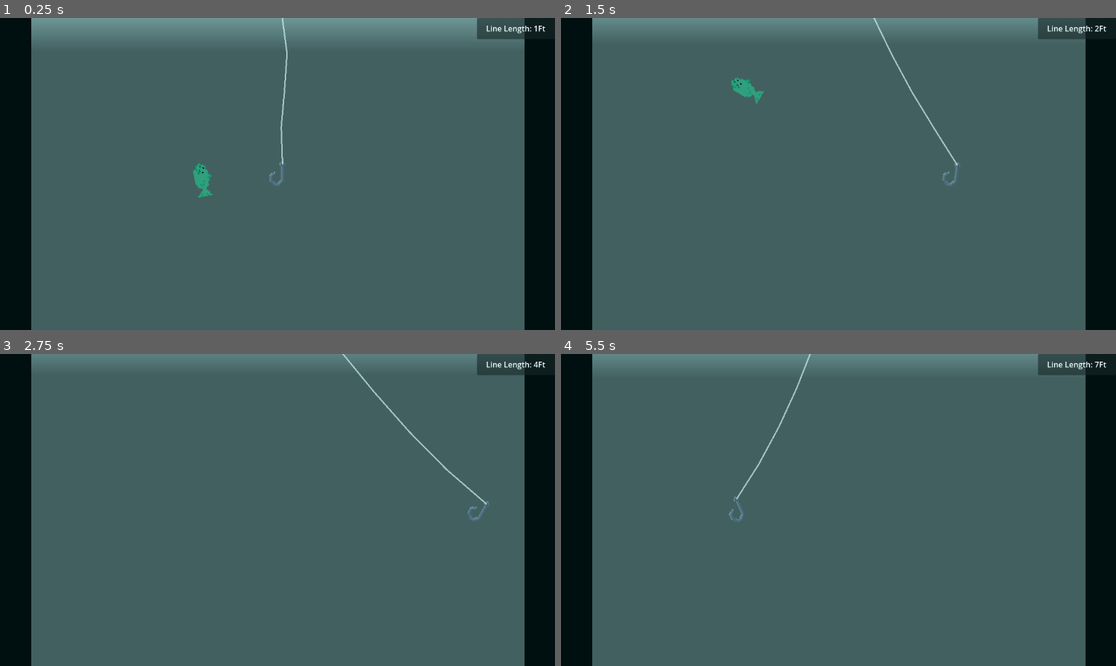
Above: before the commit, frames 1-4 (two rows, left to right).
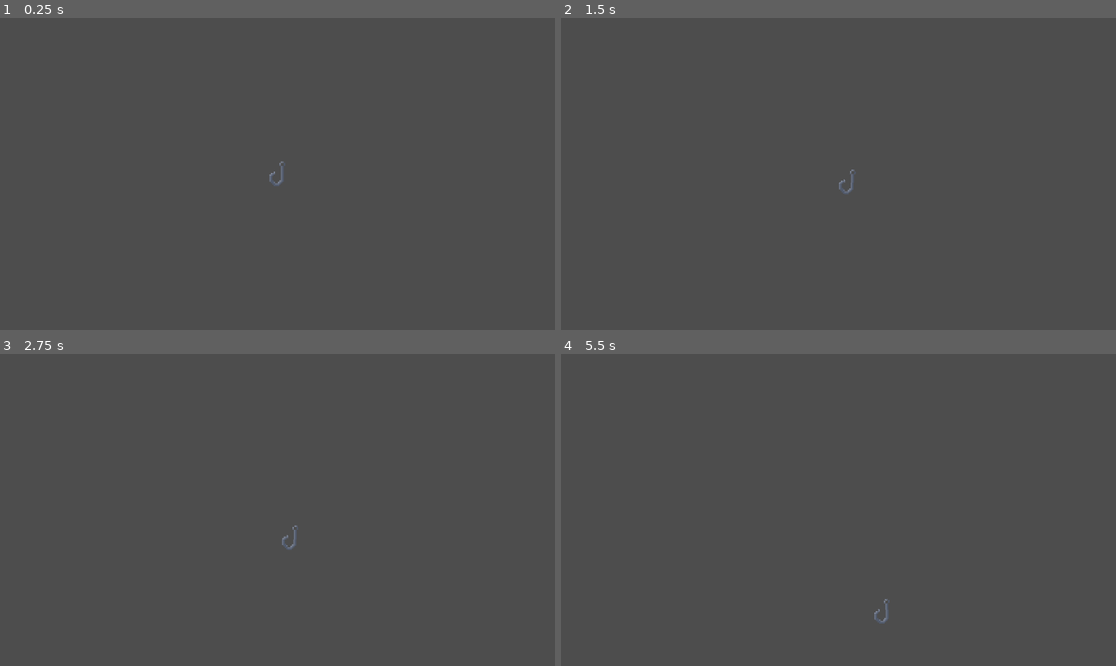
Above: after the commit, the same moments.

Repository: jem557/wizard-fishing
Game: Godot game, scene res://root.tscn
Two runs of this game, one before a commit and one after it. Both use one fixed random seed, a clock stepped at 60 frames per second and the inputs below.
Inputs:
- Up to frame 1 (0.25 s): no input
- Up to frame 2 (1.5 s): hold D (right) 0.53-1.28 s; hold Ctrl (lower) 0.53-1.28 s; tap Space (reel) at 0.8, 1.35 s; hold A (left) from 1.28 s (still down)
- Up to frame 3 (2.75 s): tap Ctrl (lower) at 1.55 s; release A (left) at 2.03 s; hold D (right) from 2.03 s (still down); hold Ctrl (lower) from 2.03 s (still down); tap Space (reel) at 2.3 s
- Up to frame 4 (5.5 s): release Ctrl (lower) at 2.78 s; tap Space (reel) at 2.85, 3.8, 4.35, 5.3 s; tap Ctrl (lower) at 3.05, 4.55 s; release D (right) at 3.53 s; hold Ctrl (lower) 3.53-4.28 s; hold A (left) from 3.53 s (still down); hold Ctrl (lower) from 5.03 s (still down)

The runs differ from the first frame. In frame 1, 20% of the frame differs, in the area x 0-100%, y 0-100%; in frame 2, 18%; in frame 3, 16%; in frame 4, 17%.

Commit message:
Refactoring
Refactoring to match component based architecture.

Diff:
--- /dev/null
+++ b/Classes/standard_fish.gd
@@ -0,0 +1,4 @@
+class_name StandardFish
+extends CharacterBody2D
+
+@export var movement_component : MovementComponent
--- /dev/null
+++ b/Components/input_component.gd
@@ -0,0 +1,7 @@
+class_name InputComponent
+extends Node
+
+var move_dir : Vector2 = Vector2.ZERO
+
+func update() -> void:
+	move_dir = Input.get_vector("left","right","reel","lower")
--- /dev/null
+++ b/Components/movement_component.gd
@@ -0,0 +1,34 @@
+class_name MovementComponent
+extends Node
+
+@export var body : CharacterBody2D
+@export var sprite : Sprite2D
+
+@export var speed : float = 100
+@export var acceleration : float = 30
+@export var deceleration : float = 10
+@export var max_rotation_angle : float = .4
+
+var move_dir = Vector2.ZERO
+var angular_velocity : float = 0.0
+
+func tick(delta)->void:
+	if body == null:
+		return
+	if move_dir != Vector2.ZERO:
+		body.velocity = body.velocity.move_toward(move_dir * speed, acceleration * delta)
+	else:
+		body.velocity = body.velocity.move_toward(move_dir * speed, deceleration * delta)
+	body.move_and_slide()
+
+func _rotate(delta) -> void:
+	var target_rotation = clampf(body.velocity.x / speed, -1, 1) * max_rotation_angle
+	var error = target_rotation - body.rotation
+	angular_velocity = lerpf(angular_velocity, error * 15.0, 2.0 * delta)
+	body.rotation += angular_velocity * delta
+
+func _flip(delta) -> void:
+	if body.velocity.x > 0:
+		sprite.flip_h = true
+	elif body.velocity.x < 0:
+		sprite.flip_h = false
--- /dev/null
+++ b/Master_Scripts/player_hook.gd
@@ -0,0 +1,15 @@
+class_name Player_Hook
+extends CharacterBody2D
+
+@onready var input_component: InputComponent = $InputComponent
+@onready var movement_component: MovementComponent = $MovementComponent
+
+func _physics_process(delta: float) -> void:
+
+	# Update Player Inputs
+	input_component.update()
+
+	#Sync Input Dir and Engage Movement Component
+	movement_component.move_dir = input_component.move_dir
+	movement_component.tick(delta)
+	movement_component._rotate(delta)
--- /dev/null
+++ b/Scenes/Standard_hook.tscn
@@ -0,0 +1,31 @@
+[gd_scene format=3 uid="uid://b1k4agqlo0icn"]
+
+[ext_resource type="Texture2D" uid="uid://coyxdt4lbgh77" path="res://Sprites/Hook.png" id="1_ftent"]
+[ext_resource type="Script" uid="uid://cbcf4648edfji" path="res://Master_Scripts/player_hook.gd" id="1_wd5m4"]
+[ext_resource type="Script" uid="uid://3hhsfpwpbjv2" path="res://Components/input_component.gd" id="3_8jl6u"]
+[ext_resource type="Script" uid="uid://bmle53grg1ns0" path="res://Components/movement_component.gd" id="4_8jl6u"]
+
+[sub_resource type="CircleShape2D" id="CircleShape2D_c7l2t"]
+radius = 4.5
+
+[node name="Player_Hook" type="CharacterBody2D" unique_id=469962134]
+motion_mode = 1
+script = ExtResource("1_wd5m4")
+
+[node name="Standard_Hook" type="Sprite2D" parent="." unique_id=1464475419]
+texture = ExtResource("1_ftent")
+
+[node name="CollisionShape2D" type="CollisionShape2D" parent="." unique_id=1233754801]
+position = Vector2(-0.5, 3)
+shape = SubResource("CircleShape2D_c7l2t")
+
+[node name="InputComponent" type="Node" parent="." unique_id=1910049269]
+script = ExtResource("3_8jl6u")
+metadata/_custom_type_script = "uid://3hhsfpwpbjv2"
+
+[node name="MovementComponent" type="Node" parent="." unique_id=1425320391 node_paths=PackedStringArray("body")]
+script = ExtResource("4_8jl6u")
+body = NodePath("..")
+acceleration = 20.0
+deceleration = 40.0
+metadata/_custom_type_script = "uid://bmle53grg1ns0"
--- /dev/null
+++ b/Scenes/carp.gd
@@ -0,0 +1 @@
+extends CharacterBody2D
--- /dev/null
+++ b/Scenes/carp.tscn
@@ -0,0 +1,17 @@
+[gd_scene format=3 uid="uid://d0mmnss6n6gx"]
+
+[ext_resource type="Script" uid="uid://110pcbywgs3n" path="res://Scenes/carp.gd" id="1_64w8b"]
+[ext_resource type="Script" uid="uid://bmle53grg1ns0" path="res://Components/movement_component.gd" id="1_p6g6f"]
+[ext_resource type="Texture2D" uid="uid://dj5s5jhm2mbhr" path="res://Sprites/Fish_Test.png" id="2_4ime7"]
+
+[node name="Carp" type="CharacterBody2D" unique_id=276243654]
+script = ExtResource("1_64w8b")
+
+[node name="MovementComponent" type="Node" parent="." unique_id=123075426 node_paths=PackedStringArray("body", "sprite")]
+script = ExtResource("1_p6g6f")
+body = NodePath("..")
+sprite = NodePath("../Sprite")
+metadata/_custom_type_script = "uid://bmle53grg1ns0"
+
+[node name="Sprite" type="Sprite2D" parent="." unique_id=972082948]
+texture = ExtResource("2_4ime7")
--- a/canvas_layer.gd
+++ /dev/null
@@ -1,14 +0,0 @@
-extends CanvasLayer
-
-@export var hook : RigidBody2D
-@export var line_label : Label
-
-# Called when the node enters the scene tree for the first time.
-func _ready() -> void:
-	line_label = get_node("PanelContainer/LineLabel")
-
-
-# Called every frame. 'delta' is the elapsed time since the previous frame.
-func _process(delta: float) -> void:
-	if hook != null:
-		line_label.text = "Line Length: " +  str(int(hook.line_length)) + "Ft"
--- a/icon.svg
+++ /dev/null
@@ -1 +0,0 @@
-<svg xmlns="http://www.w3.org/2000/svg" width="128" height="128"><rect width="124" height="124" x="2" y="2" fill="#363d52" stroke="#212532" stroke-width="4" rx="14"/><g fill="#fff" transform="translate(12.322 12.322)scale(.101)"><path d="M105 673v33q407 354 814 0v-33z"/><path fill="#478cbf" d="m105 673 152 14q12 1 15 14l4 67 132 10 8-61q2-11 15-15h162q13 4 15 15l8 61 132-10 4-67q3-13 15-14l152-14V427q30-39 56-81-35-59-83-108-43 20-82 47-40-37-88-64 7-51 8-102-59-28-123-42-26 43-46 89-49-7-98 0-20-46-46-89-64 14-123 42 1 51 8 102-48 27-88 64-39-27-82-47-48 49-83 108 26 42 56 81zm0 33v39c0 276 813 276 814 0v-39l-134 12-5 69q-2 10-14 13l-162 11q-12 0-16-11l-10-65H446l-10 65q-4 11-16 11l-162-11q-12-3-14-13l-5-69z"/><path d="M483 600c0 34 58 34 58 0v-86c0-34-58-34-58 0z"/><circle cx="725" cy="526" r="90"/><circle cx="299" cy="526" r="90"/></g><g fill="#414042" transform="translate(12.322 12.322)scale(.101)"><circle cx="307" cy="532" r="60"/><circle cx="717" cy="532" r="60"/></g></svg>
--- a/project.godot
+++ b/project.godot
@@ -13,7 +13,6 @@
 config/name="Wizard_Fishing"
 run/main_scene="uid://cgwamnymj8he8"
 config/features=PackedStringArray("4.6", "Forward Plus")
-config/icon="res://icon.svg"
 
 [global_group]
 
--- a/root.tscn
+++ b/root.tscn
@@ -1,65 +1,14 @@
 [gd_scene format=3 uid="uid://cgwamnymj8he8"]
 
-[ext_resource type="PackedScene" uid="uid://en583o3sp4ck" path="res://hook.tscn" id="1_pq8q7"]
-[ext_resource type="Script" uid="uid://bmf68mwf8mesh" path="res://rod.gd" id="1_vvh5c"]
-[ext_resource type="Script" uid="uid://dlt6wv1kqocme" path="res://camera_2d.gd" id="2_28aoi"]
-[ext_resource type="PackedScene" uid="uid://dwtt8smha2mom" path="res://Fish.tscn" id="2_pyidc"]
-[ext_resource type="Script" uid="uid://s3t7qawe2q6v" path="res://canvas_layer.gd" id="5_jnlp7"]
+[ext_resource type="PackedScene" uid="uid://b1k4agqlo0icn" path="res://Scenes/Standard_hook.tscn" id="2_vvh5c"]
 
 [sub_resource type="WorldBoundaryShape2D" id="WorldBoundaryShape2D_pyidc"]
 
 [sub_resource type="WorldBoundaryShape2D" id="WorldBoundaryShape2D_vvh5c"]
 
-[sub_resource type="RectangleShape2D" id="RectangleShape2D_28aoi"]
-size = Vector2(536, 58)
-
-[sub_resource type="Gradient" id="Gradient_jnlp7"]
-offsets = PackedFloat32Array(0, 0.6370192, 1)
-colors = PackedColorArray(0.8235294, 1, 1, 0, 1, 1, 1, 0.8784314, 1, 1, 1, 1)
-
-[sub_resource type="GradientTexture1D" id="GradientTexture1D_l8v81"]
-gradient = SubResource("Gradient_jnlp7")
-
-[sub_resource type="Gradient" id="Gradient_vvh5c"]
-offsets = PackedFloat32Array(0.5558036)
-colors = PackedColorArray(0, 0.8963526, 0.8963524, 0.06666667)
-
-[sub_resource type="GradientTexture1D" id="GradientTexture1D_vvh5c"]
-gradient = SubResource("Gradient_vvh5c")
-
-[sub_resource type="GradientTexture1D" id="GradientTexture1D_28aoi"]
-gradient = SubResource("Gradient_vvh5c")
-
-[sub_resource type="Gradient" id="Gradient_28aoi"]
-offsets = PackedFloat32Array(0)
-colors = PackedColorArray(0, 0, 0, 1)
-
-[sub_resource type="GradientTexture1D" id="GradientTexture1D_jnlp7"]
-gradient = SubResource("Gradient_28aoi")
-
-[sub_resource type="Gradient" id="Gradient_l8v81"]
-offsets = PackedFloat32Array(0)
-colors = PackedColorArray(0, 0, 0, 1)
-
-[sub_resource type="GradientTexture1D" id="GradientTexture1D_vyht1"]
-gradient = SubResource("Gradient_l8v81")
-
 [node name="root" type="Node2D" unique_id=9119155]
 
-[node name="Fish_Test" parent="." unique_id=188179813 instance=ExtResource("2_pyidc")]
-position = Vector2(-50, 10)
-
-[node name="Rod" type="Node2D" parent="." unique_id=840836963 node_paths=PackedStringArray("anchor")]
-position = Vector2(0, -160)
-script = ExtResource("1_vvh5c")
-anchor = NodePath(".")
-
-[node name="Line2D" type="Line2D" parent="Rod" unique_id=242620021]
-z_index = 1
-width = 1.0
-default_color = Color(0.8509804, 0.85882354, 0.8666667, 0.8)
-
-[node name="Hook" parent="." unique_id=381405936 instance=ExtResource("1_pq8q7")]
+[node name="Player_Hook" parent="." unique_id=469962134 instance=ExtResource("2_vvh5c")]
 
 [node name="left_wall" type="StaticBody2D" parent="." unique_id=261863689 groups=["wall"]]
 position = Vector2(-170, 0)
@@ -79,64 +28,5 @@
 rotation = 4.712389
 shape = SubResource("WorldBoundaryShape2D_vvh5c")
 
-[node name="Camera2D" type="Camera2D" parent="." unique_id=278774220 node_paths=PackedStringArray("hook", "rod")]
+[node name="Camera2D" type="Camera2D" parent="." unique_id=278774220]
 zoom = Vector2(3, 3)
-script = ExtResource("2_28aoi")
-hook = NodePath("../Hook")
-rod = NodePath("../Rod")
-
-[node name="collection_zone" type="Area2D" parent="." unique_id=1855939424]
-
-[node name="CollisionShape2D" type="CollisionShape2D" parent="collection_zone" unique_id=1932870473]
-position = Vector2(0, -147)
-shape = SubResource("RectangleShape2D_28aoi")
-
-[node name="Sprite2D" type="Sprite2D" parent="collection_zone" unique_id=361973806]
-z_index = 3
-position = Vector2(1.4901161e-08, -131)
-rotation = 4.712389
-scale = Vector2(0.36328125, 344.52518)
-texture = SubResource("GradientTexture1D_l8v81")
-
-[node name="CanvasLayer" type="CanvasLayer" parent="." unique_id=679893634 node_paths=PackedStringArray("hook", "line_label")]
-script = ExtResource("5_jnlp7")
-hook = NodePath("../Hook")
-line_label = NodePath("PanelContainer/LineLabel")
-
-[node name="Sprite2D2" type="Sprite2D" parent="CanvasLayer" unique_id=1317175749]
-z_index = 2
-position = Vector2(575.4551, 328.0737)
-rotation = -3.1415925
-scale = Vector2(4.5239925, 731.6114)
-texture = SubResource("GradientTexture1D_vvh5c")
-
-[node name="Sprite2D5" type="Sprite2D" parent="CanvasLayer" unique_id=1496820569]
-z_index = -1
-position = Vector2(597.8923, 338)
-rotation = 1.5707964
-scale = Vector2(2.9678936, 1075.1042)
-texture = SubResource("GradientTexture1D_28aoi")
-
-[node name="Sprite2D3" type="Sprite2D" parent="CanvasLayer" unique_id=327640905]
-position = Vector2(32.25, 326.00003)
-scale = Vector2(0.25976563, 652.00006)
-texture = SubResource("GradientTexture1D_jnlp7")
-
-[node name="Sprite2D4" type="Sprite2D" parent="CanvasLayer" unique_id=1518049004]
-position = Vector2(1121.25, 324.25)
-scale = Vector2(0.25195307, 653.5)
-texture = SubResource("GradientTexture1D_vyht1")
-
-[node name="PanelContainer" type="PanelContainer" parent="CanvasLayer" unique_id=758702150]
-anchors_preset = 1
-anchor_left = 1.0
-anchor_right = 1.0
-offset_left = -162.0
-offset_bottom = 44.0
-grow_horizontal = 0
-
-[node name="LineLabel" type="Label" parent="CanvasLayer/PanelContainer" unique_id=949682764]
-layout_mode = 2
-text = "Line Length:"
-horizontal_alignment = 1
-autowrap_mode = 3
--- a/fish.tscn
+++ b/testing/Fish_Test.tscn
@@ -1,7 +1,7 @@
 [gd_scene format=3 uid="uid://dwtt8smha2mom"]
 
-[ext_resource type="Texture2D" uid="uid://dj5s5jhm2mbhr" path="res://Fish_Test.png" id="1_8um3m"]
-[ext_resource type="Script" uid="uid://jyy1xe1m0law" path="res://fish.gd" id="1_j2ykt"]
+[ext_resource type="Script" uid="uid://jyy1xe1m0law" path="res://testing/Fish_Test.gd" id="1_oosto"]
+[ext_resource type="Texture2D" uid="uid://dj5s5jhm2mbhr" path="res://Sprites/Fish_Test.png" id="2_xj86x"]
 
 [sub_resource type="CapsuleShape2D" id="CapsuleShape2D_j2ykt"]
 radius = 7.0
@@ -17,13 +17,13 @@
 z_index = 1
 collision_layer = 4
 collision_mask = 4
-script = ExtResource("1_j2ykt")
+script = ExtResource("1_oosto")
 sprite = NodePath("FishTest")
 latch_point = NodePath("LatchPoint")
 hook_area = NodePath("HookArea")
 
 [node name="FishTest" type="Sprite2D" parent="." unique_id=1611488829]
-texture = ExtResource("1_8um3m")
+texture = ExtResource("2_xj86x")
 
 [node name="LatchPoint" type="Node2D" parent="." unique_id=785466276]
 position = Vector2(6, 2)
--- a/hook.tscn
+++ b/testing/hook.tscn
@@ -1,7 +1,7 @@
 [gd_scene format=3 uid="uid://en583o3sp4ck"]
 
-[ext_resource type="Texture2D" uid="uid://coyxdt4lbgh77" path="res://Hook.png" id="1_1mm2r"]
-[ext_resource type="Script" uid="uid://cr4w1ct0dfequ" path="res://hook.gd" id="1_n13h4"]
+[ext_resource type="Texture2D" uid="uid://coyxdt4lbgh77" path="res://Sprites/Hook.png" id="1_1mm2r"]
+[ext_resource type="Script" uid="uid://cr4w1ct0dfequ" path="res://testing/test_hook.gd" id="1_n13h4"]
 
 [sub_resource type="CircleShape2D" id="CircleShape2D_xfyhh"]
 radius = 6.0
Not shown, added: Classes/standard_fish.gd.uid
Not shown, added: Components/input_component.gd.uid
Not shown, added: Components/movement_component.gd.uid
Not shown, removed: Hook.png.import
Not shown, added: Master_Scripts/player_hook.gd.uid
Not shown, added: Scenes/carp.gd.uid
Renamed: Fish_Test.png -> Sprites/Fish_Test.png
Not shown, changed: Sprites/Fish_Test.png.import
Renamed: Hook.png -> Sprites/Hook.png
Not shown, changed: Sprites/Hook.png.import
Not shown, removed: canvas_layer.gd.uid
Renamed: fish.gd -> testing/Fish_Test.gd
(and 7 more such lines)
